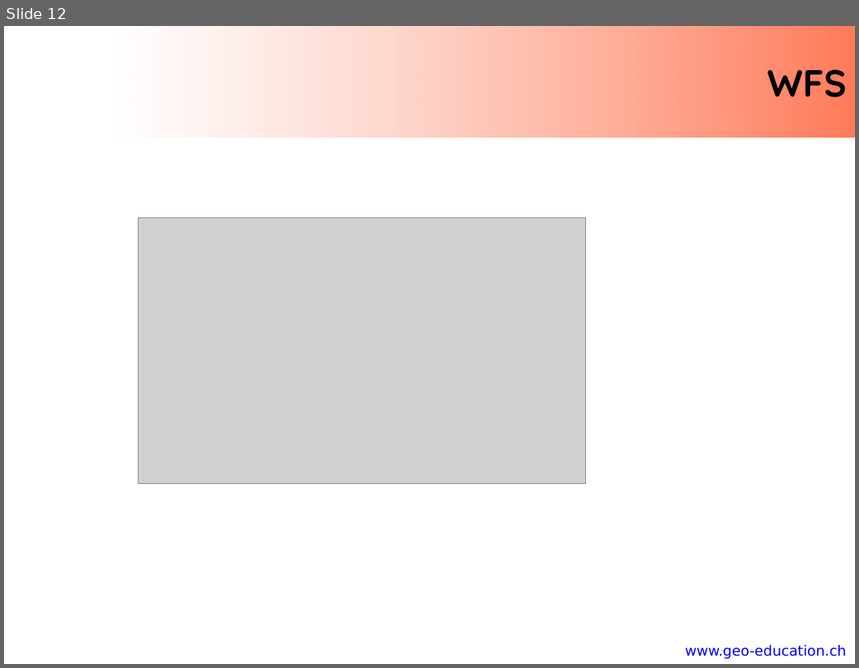
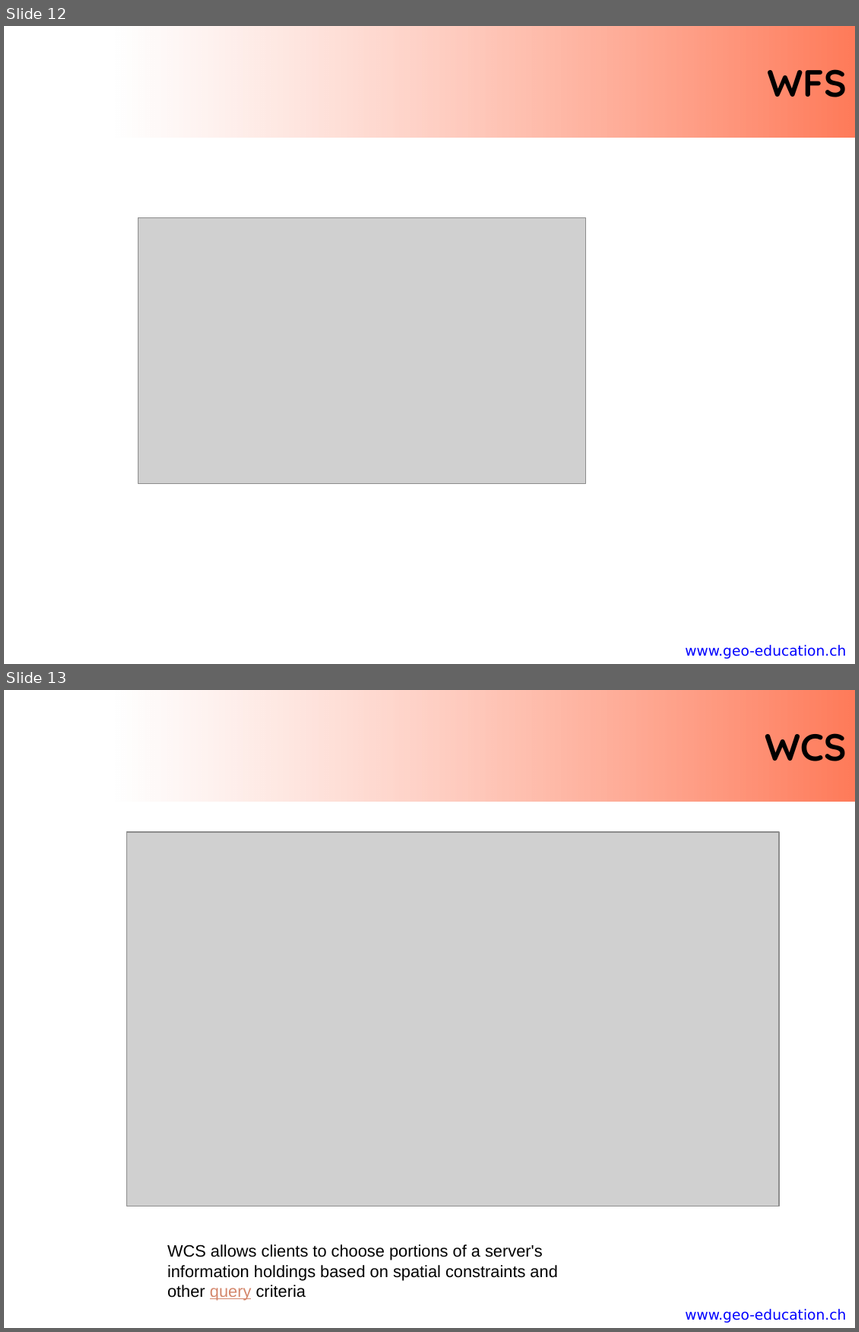
Before and after one commit to regislon/cfgeo_s2, a slide deck: slides/qgis.pptx. Shown one above the other, each under a label of ours: slide 12 before the commit, slides 12 and 13 after it. The pictures are 859x668 and 859x1332 pixels, drawn with LibreOffice and Linux fonts; fonts in the diff are those of the drawing; grey boxes stand for pictures; background and template pictures are left out. Boxes give left, top, right and bottom in pixels: in the first picture for what was removed or moved away, otherwise in the second. Text is boxed around its words. In the diff, an @@ line names an element or a change of style, - is before the commit and + after.

```diff
--- a/slides/qgis.pptx
+++ b/slides/qgis.pptx
@@ slide 13 added at bbox=[4, 690, 855, 1328], background #FFFFFF; not listed: 1 template element that a slide beside it also shows @@
@@ title added at bbox=[116, 690, 855, 802], fill gradient #FFFFFF to #FF3300, 32 pt, text #000000, bold @@
+WCS
@@ picture added at bbox=[126, 832, 779, 1206] @@
@@ text added at bbox=[167, 1245, 557, 1301], 14 pt, text #000000 @@
+WCS allows clients to choose portions of a server's information holdings based on spatial constraints and other query criteria
```
Also in this commit, not shown: 3 slides changed, 3 other slides added, 3 slides removed, 1 other file.
